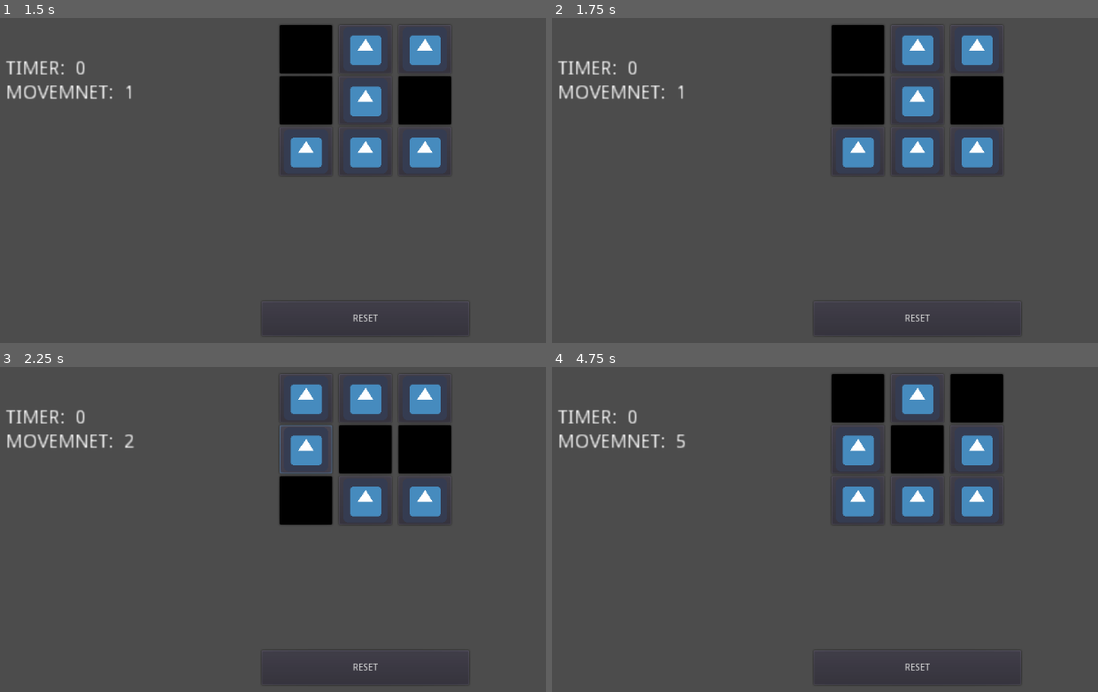
Above: before the commit, frames 1-4 (two rows, left to right).
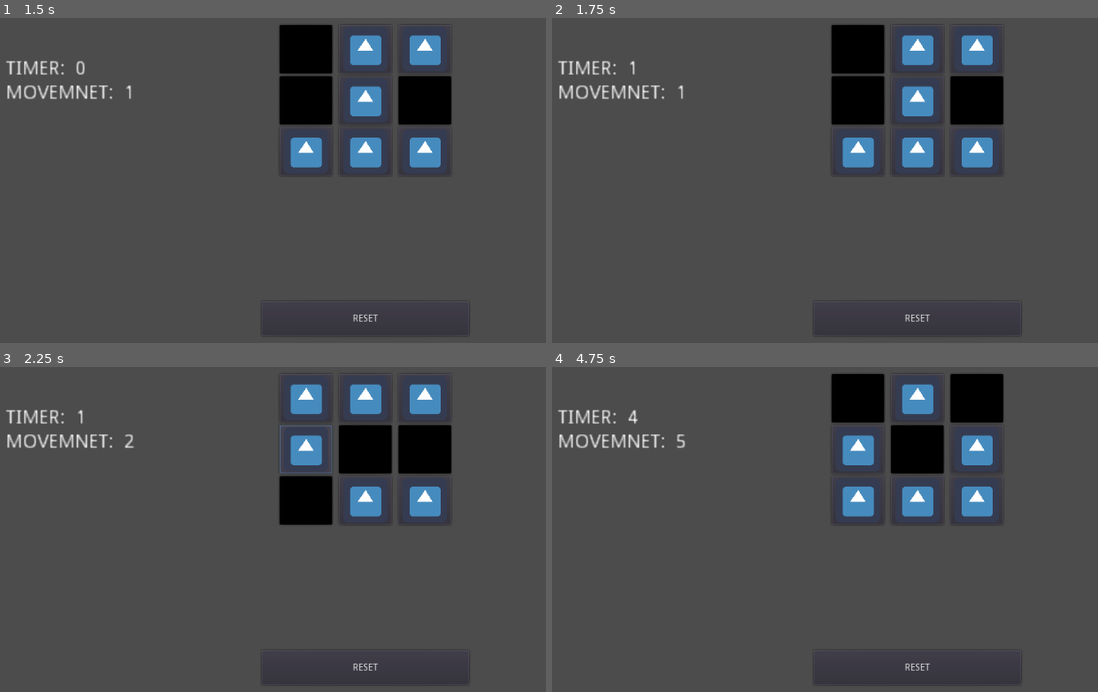
Above: after the commit, the same moments.

Repository: ayush1999-agarwal/SameColorTiles
Game: Godot game, scene res://MainMenu.tscn
The game is run twice, just before and just after one commit, with the same random seed, the same clock (stepped at 60 frames per second) and the same inputs. The engine's default icon, where the game draws it, is replaced by a stand-in: a white triangle on a blue panel in a dark square.
Inputs (mouse positions are in pixels of both pictures, inside the frame that each line leads up to):
- Up to frame 1 (1.5 s): click "START" at 0.5 s; click (305, 50) at 1.25 s
- Up to frame 2 (1.75 s): no input
- Up to frame 3 (2.25 s): click (305, 448) at 2 s
- Up to frame 4 (4.75 s): click (857, 500) at 2.75 s; click (917, 399) at 3.5 s; click (917, 448) at 4.25 s

Frame 1 is identical in both runs. In frame 2, less than 0.1% of the frame differs, in the area x 13-16%, y 13-18%; in frame 3, less than 0.1%; in frame 4, less than 0.1%.

Commit message:
Timer Counter added

Diff:
--- a/SameColorTiles/GameScreen.gd
+++ b/SameColorTiles/GameScreen.gd
@@ -7,6 +7,23 @@
 
 var timerCounter = 0
 var movementCounter = 0
+
+func _ready():
+	var timer = Timer.new()
+	add_child(timer)
+
+	timer.wait_time = 1  # Set the timer to trigger every 1 seconds
+	timer.autostart = true
+	timer.one_shot = false
+
+	# Connect the timer's timeout signal to our function
+	timer.connect("timeout", self, "on_timer_timeout")
+	timer.start()
+
+func on_timer_timeout():
+	timerCounter += 1
+	timerVal.text = str(timerCounter)
+
 
 func _on_ResetButton_pressed():
 	gridController.ResetGameBoard()
--- a/SameColorTiles/GridRow.gd
+++ b/SameColorTiles/GridRow.gd
@@ -2,6 +2,7 @@
 class_name GridRow
 
 onready var gridColumnNode : GridColumn = $GridColumn
+
 
 func AddChildren(childCount : int):
 	#Add more entries - one entry is static in hirerchy
